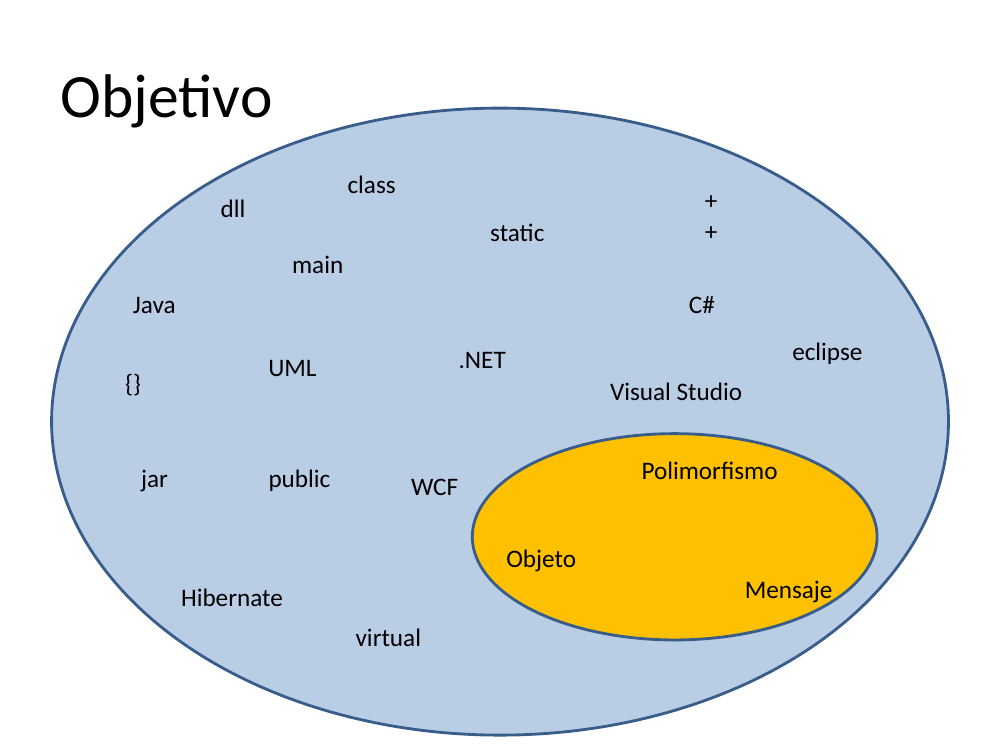
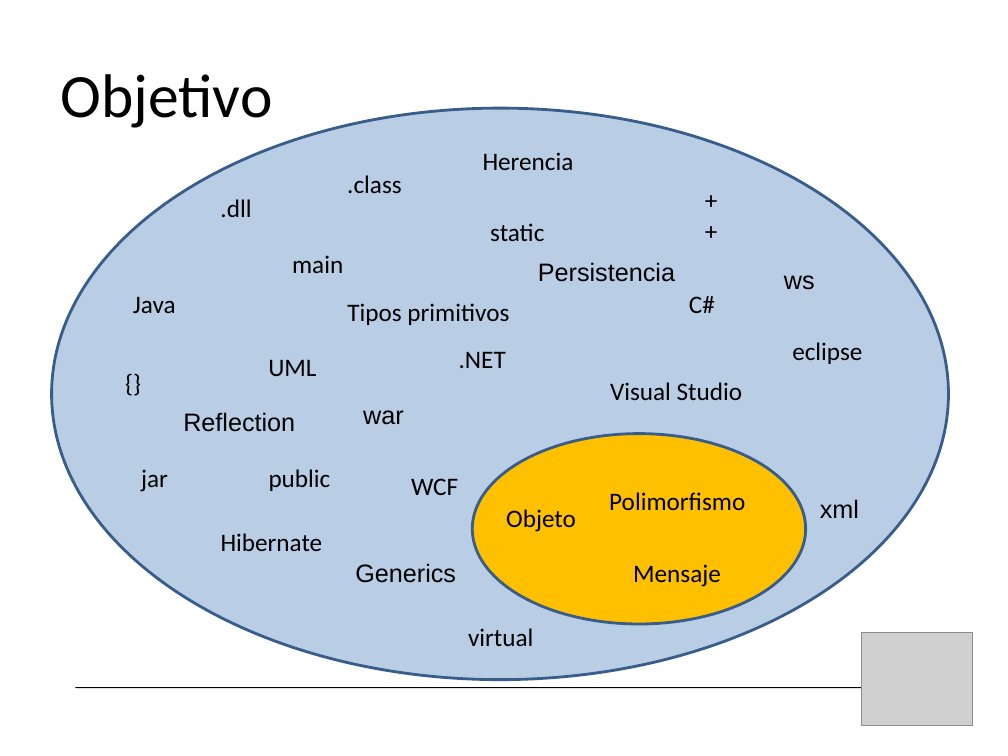
Before and after one commit to bossiernesto/objectbrowserpharo, a slide deck: slide 4 of docs/LOOP-demo-final.ppt (slide 2 before the commit). Drawn at 1008x756 pixels with LibreOffice and Linux fonts; fonts in the diff are those of the drawing; grey boxes stand for pictures. Boxes give left, top, right and bottom in pixels: in the first picture for what was removed or moved away, otherwise in the second. Text is boxed around its words. In the diff, an @@ line names an element or a change of style, - is before the commit and + after.

Commit message:
updates a la ppt

```diff
--- a/docs/LOOP-demo-final.ppt
+++ b/docs/LOOP-demo-final.ppt
@@ ellipse: place and size @@
-ellipse at bbox=[51, 108, 949, 735]
+ellipse at bbox=[51, 108, 949, 679]
@@ text at bbox=[347, 175, 402, 193]: text changed @@
-class
+.class
@@ text added at bbox=[483, 152, 574, 170], 18 pt, text #000000 @@
+Herencia
@@ text at bbox=[220, 199, 251, 217]: text changed @@
-dll
+.dll
@@ text added at bbox=[538, 262, 675, 282], 18 pt, text #000000 @@
+Persistencia
@@ text added at bbox=[784, 275, 815, 290], 18 pt, text #000000 @@
+ws
@@ text added at bbox=[347, 303, 509, 325], 18 pt, text #000000 @@
+Tipos primitivos
@@ text added at bbox=[183, 412, 295, 432], 18 pt, text #000000 @@
+Reflection
@@ text added at bbox=[363, 410, 404, 425], 18 pt, text #000000 @@
+war
@@ ellipse: place and size @@
-ellipse at bbox=[473, 433, 878, 640]
+ellipse at bbox=[473, 433, 806, 624]
@@ text "Objeto": place and size @@
-text "Objeto" at bbox=[506, 549, 576, 572]
+text "Objeto" at bbox=[506, 509, 576, 532]
@@ text "Polimorfismo": place and size @@
-text "Polimorfismo" at bbox=[642, 461, 778, 479]
+text "Polimorfismo" at bbox=[609, 492, 745, 511]
@@ text added at bbox=[820, 499, 859, 518], 18 pt, text #000000 @@
+xml
@@ text "Hibernate": place and size @@
-text "Hibernate" at bbox=[181, 588, 283, 606]
+text "Hibernate" at bbox=[221, 533, 323, 551]
@@ text added at bbox=[355, 563, 456, 583], 18 pt, text #000000 @@
+Generics
@@ text "Mensaje": place and size @@
-text "Mensaje" at bbox=[745, 580, 833, 605]
+text "Mensaje" at bbox=[633, 564, 721, 587]
@@ text "virtual": place and size @@
-text "virtual" at bbox=[356, 628, 421, 646]
+text "virtual" at bbox=[468, 628, 533, 646]
@@ picture added at bbox=[861, 632, 972, 726] @@
@@ line added from (76, 687) to (917, 687), #000000 0.74 pt @@
```
Also in this commit, not shown: 6 other slides changed, 11 slides added, 1 other file.
